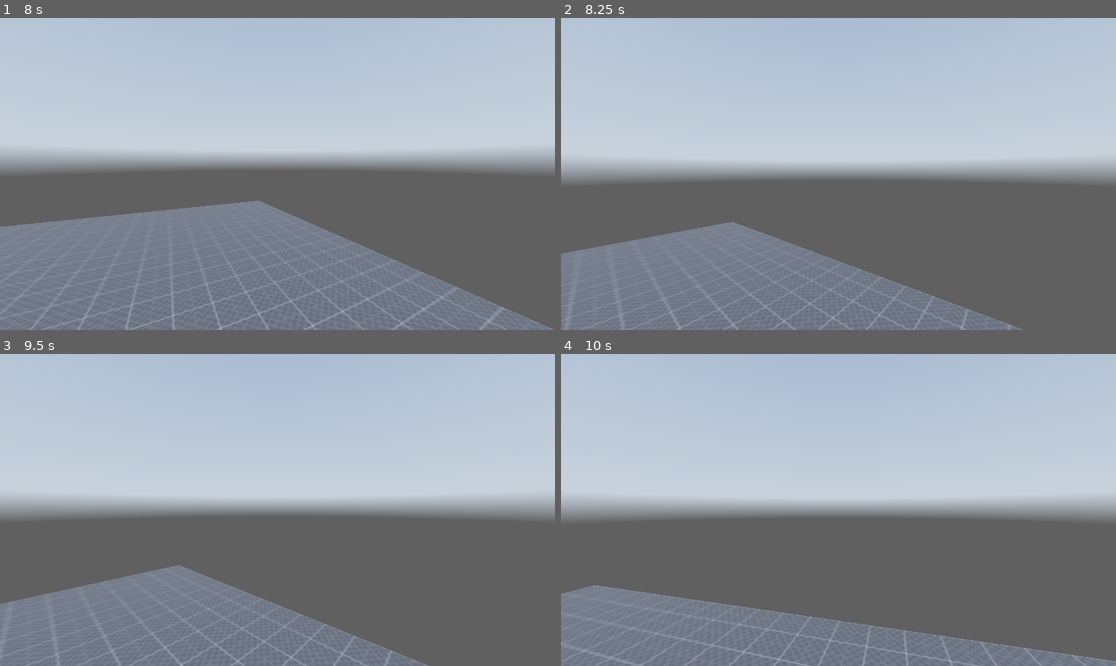
Above: before the commit, frames 1-4 (two rows, left to right).
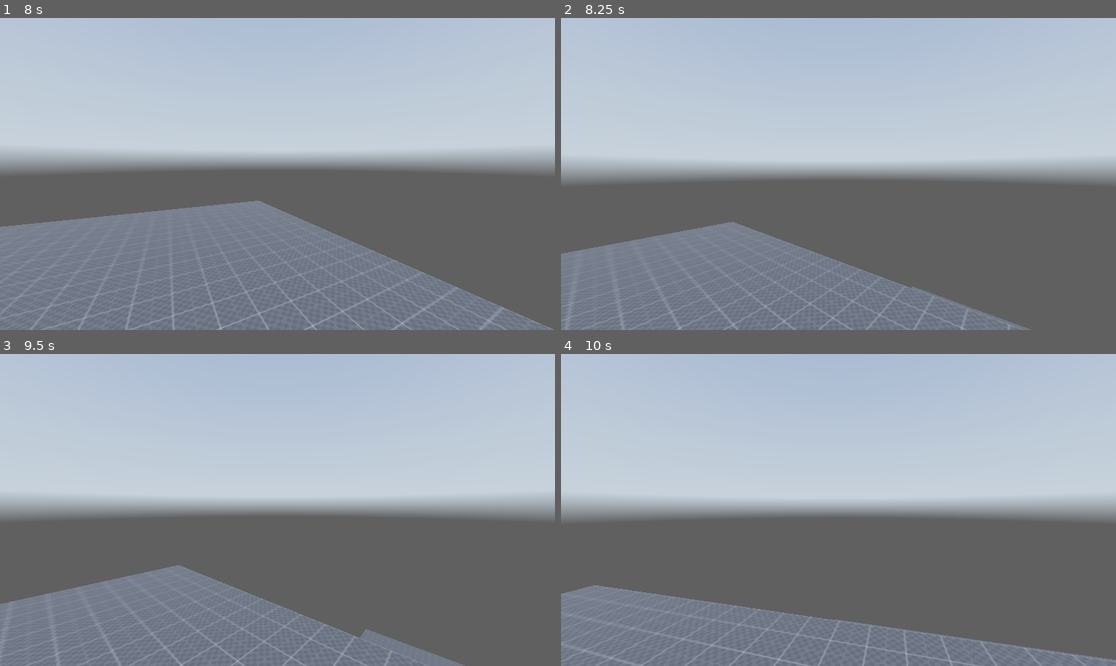
Above: after the commit, the same moments.

Repository: FahadHameed89/GodotPlayground3D
Game: Godot game, scene res://Scenes/world.tscn
Same seed, same stepped clock (60 frames per second), same inputs: the game is played once before the commit and once after it. The project has no main scene, so this scene is started directly. A sky picture missing from this copy of the repository is replaced by a grey-blue gradient.
Inputs (mouse positions are in pixels of both pictures, inside the frame that each line leads up to):
- Up to frame 1 (8 s): tap Enter (ui_accept) at 0.5, 0.77, 1.52, 3.02, 3.77, 4.52, 6.02, 6.77, 7.52 s; move the mouse to (305, 174) at 0.52 s; hold Ctrl (crouch) 0.53-1.28 s; hold W (forward) 0.53-5.78 s; move the mouse to (249, 174) at 1.27 s; tap Alt (free_look) at 1.35, 5.85 s; move the mouse to (288, 167) at 2.02 s; hold Shift (sprint) 2.03-2.78 s; move the mouse to (271, 180) at 2.77 s; tap Ctrl (crouch) at 2.85, 7.35 s; move the mouse to (316, 177) at 3.52 s; hold Alt (free_look) 3.53-4.28 s; move the mouse to (233, 170) at 4.27 s; tap Shift (sprint) at 4.35 s; move the mouse to (283, 174) at 5.02 s; hold Ctrl (crouch) 5.03-5.78 s; move the mouse to (255, 167) at 5.77 s; hold D (right) 5.78-6.53 s; move the mouse to (305, 174) at 6.52 s; hold Shift (sprint) 6.53-7.28 s; hold W (forward) from 6.53 s (still down); move the mouse to (249, 174) at 7.27 s
- Up to frame 2 (8.25 s): keep holding W (forward); move the mouse to (849, 167) at 8.02 s; hold Alt (free_look) from 8.03 s (still down)
- Up to frame 3 (9.5 s): move the mouse to (271, 516) at 8.77 s; release W (forward) at 8.78 s; release Alt (free_look) at 8.78 s; hold A (left) from 8.78 s (still down); tap Shift (sprint) at 8.85 s; tap Enter (ui_accept) at 9.02 s
- Up to frame 4 (10 s): move the mouse to (877, 513) at 9.52 s; release A (left) at 9.53 s; hold W (forward) from 9.53 s (still down); hold Ctrl (crouch) from 9.53 s (still down); tap Enter (ui_accept) at 9.77 s

Frame 1 is identical in both runs. In frame 2, 0.2% of the frame differs, in the area x 63-85%, y 85-100%; in frame 3, 0.6%, in the area x 64-84%, y 88-100%; in frame 4, 0.2%.

Commit message:
added a test area

Diff:
--- a/Scenes/world.tscn
+++ b/Scenes/world.tscn
@@ -125,6 +125,12 @@
 size = Vector3(40, 1, 80)
 material = SubResource("StandardMaterial3D_fcx0h")
 
+[node name="CSGBox3D4" type="CSGBox3D" parent="stage"]
+transform = Transform3D(1, 0, 0, 0, 1, 0, 0, 0, 1, 42.856, -25.0077, 0)
+use_collision = true
+size = Vector3(40, 1, 80)
+material = SubResource("StandardMaterial3D_fcx0h")
+
 [node name="CSGBox3D2" type="CSGBox3D" parent="stage"]
 transform = Transform3D(1, 0, 0, 0, 1, 0, 0, 0, 1, 0, 2, 13)
 use_collision = true
@@ -133,6 +139,60 @@
 
 [node name="CSGBox3D3" type="CSGBox3D" parent="stage"]
 transform = Transform3D(1, 0, 0, 0, 1, 0, 0, 0, 1, 0, 4, -13)
+use_collision = true
+size = Vector3(20, 1, 20)
+material = SubResource("StandardMaterial3D_fcx0h")
+
+[node name="CSGBox3D5" type="CSGBox3D" parent="stage"]
+transform = Transform3D(0.871291, 0.490767, 0, -0.490767, 0.871291, 0, 0, 0, 1, 33.6195, -18.3513, -13)
+use_collision = true
+size = Vector3(20, 1, 20)
+material = SubResource("StandardMaterial3D_fcx0h")
+
+[node name="CSGBox3D6" type="CSGBox3D" parent="stage"]
+transform = Transform3D(0.987159, 0.159743, 0, -0.159743, 0.987159, 0, 0, 0, 1, 25.3595, -10.9929, 0.126991)
+use_collision = true
+size = Vector3(20, 1, 20)
+material = SubResource("StandardMaterial3D_fcx0h")
+
+[node name="CSGBox3D7" type="CSGBox3D" parent="stage"]
+transform = Transform3D(0.35379, 0.143158, 0, -0.0527179, 0.814622, 0.291304, 0.0223264, -0.344998, 0.687838, 33.8908, -10.9929, 28.9162)
+use_collision = true
+size = Vector3(20, 1, 20)
+material = SubResource("StandardMaterial3D_fcx0h")
+
+[node name="CSGBox3D8" type="CSGBox3D" parent="stage"]
+transform = Transform3D(0.0554363, -0.330038, 0.684801, -0.0527179, 0.814622, 0.291304, -0.350132, -0.174909, 0.064564, 33.8908, -10.9929, 44.9831)
+use_collision = true
+size = Vector3(20, 1, 20)
+material = SubResource("StandardMaterial3D_fcx0h")
+
+[node name="CSGBox3D9" type="CSGBox3D" parent="stage"]
+transform = Transform3D(0.337208, 0.00625232, 0.252953, -0.0527179, 0.814622, 0.291304, -0.109345, -0.373469, 0.639637, 33.8908, -10.9929, 63.9057)
+use_collision = true
+size = Vector3(20, 1, 20)
+material = SubResource("StandardMaterial3D_fcx0h")
+
+[node name="CSGBox3D10" type="CSGBox3D" parent="stage"]
+transform = Transform3D(0.327668, 0.246809, -0.221917, -0.0527179, 0.814622, 0.291304, 0.135275, -0.280363, 0.651057, 22.2001, -10.9929, 63.9057)
+use_collision = true
+size = Vector3(20, 1, 20)
+material = SubResource("StandardMaterial3D_fcx0h")
+
+[node name="CSGBox3D11" type="CSGBox3D" parent="stage"]
+transform = Transform3D(0.142511, 0.372223, -0.611142, -0.0527179, 0.814622, 0.291304, 0.324586, -0.0311183, 0.315637, 8.56325, -10.9929, 63.9057)
+use_collision = true
+size = Vector3(20, 1, 20)
+material = SubResource("StandardMaterial3D_fcx0h")
+
+[node name="CSGBox3D12" type="CSGBox3D" parent="stage"]
+transform = Transform3D(-0.129692, 0.438607, -0.59267, -0.103716, 0.672199, 0.44421, 0.317597, 0.398624, -0.0969543, 3.24207, -10.9929, 51.2784)
+use_collision = true
+size = Vector3(20, 1, 20)
+material = SubResource("StandardMaterial3D_fcx0h")
+
+[node name="CSGBox3D13" type="CSGBox3D" parent="stage"]
+transform = Transform3D(-0.354481, -0.118205, -0.0490231, -0.0527179, 0.814622, 0.291304, 0.00294539, 0.354324, -0.686089, -8.59526, -3.94893, 45.1423)
 use_collision = true
 size = Vector3(20, 1, 20)
 material = SubResource("StandardMaterial3D_fcx0h")
